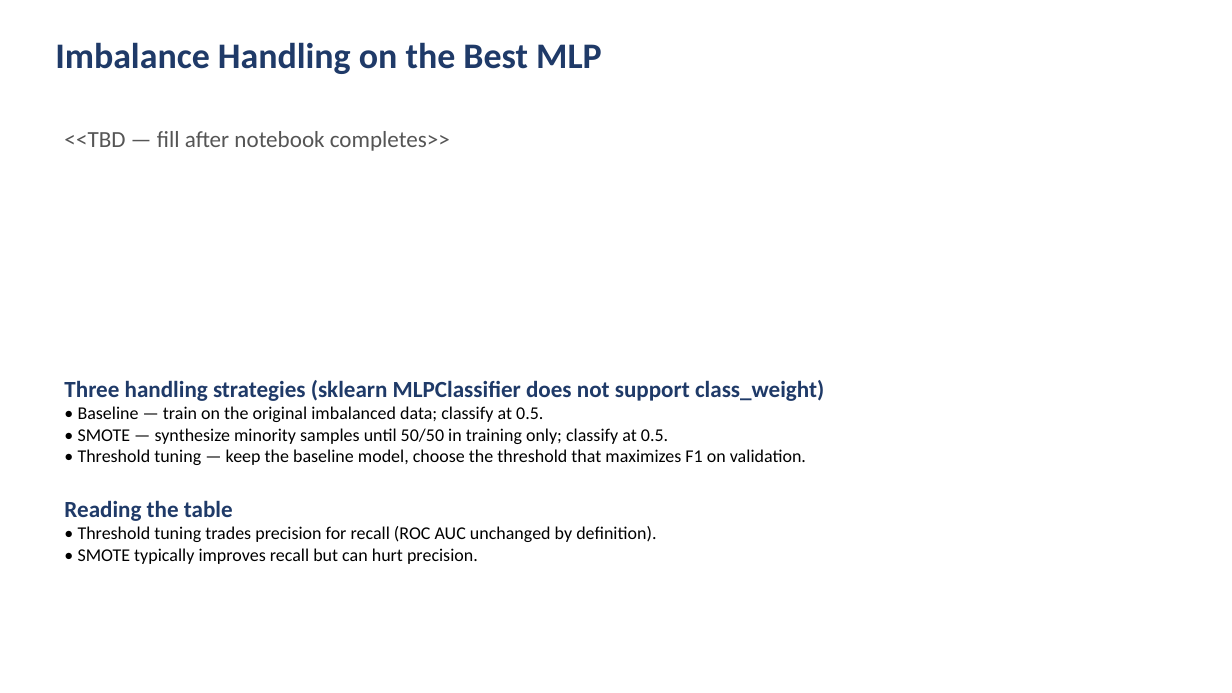
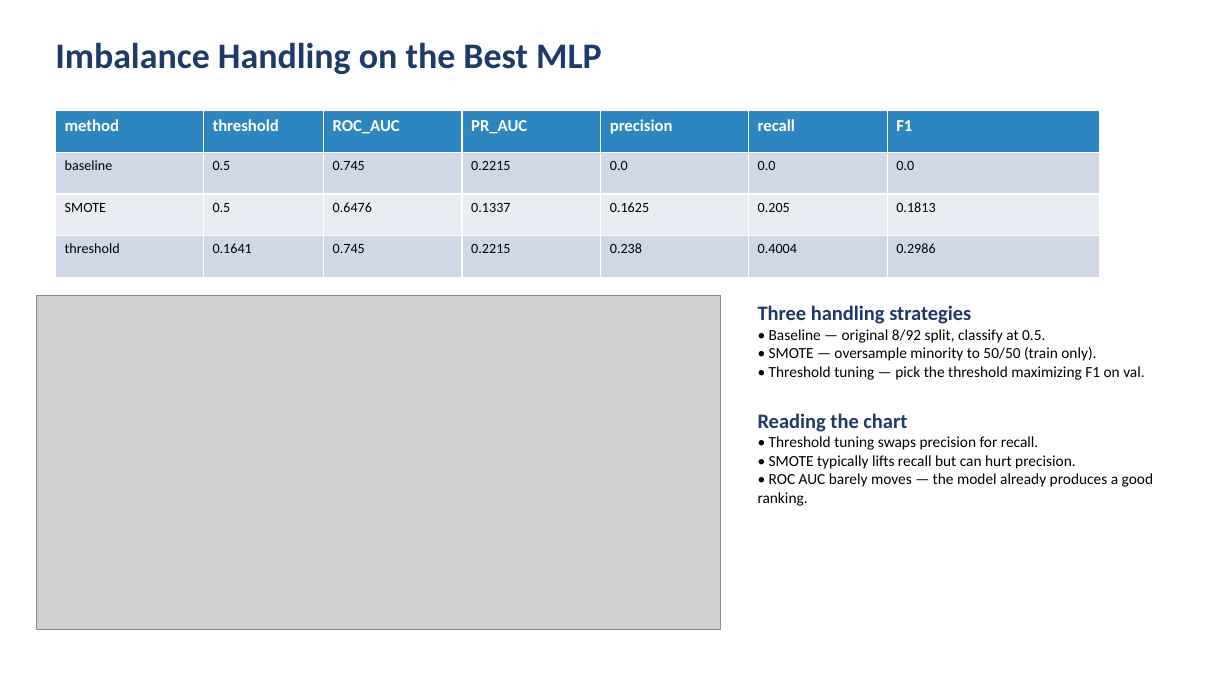
Before and after one commit to ymw0414/loan-default-imbalance-classification, a slide deck: slide 8 of slides/final_presentation.pptx. Drawn at 1232x693 pixels with LibreOffice and Linux fonts; fonts in the diff are those of the drawing; grey boxes stand for pictures. Boxes give left, top, right and bottom in pixels: in the first picture for what was removed or moved away, otherwise in the second. Text is boxed around its words. In the diff, an @@ line names an element or a change of style, - is before the commit and + after.

Commit message:
Notebook execution complete + final slides + recording script
Results:
- HistGradBoost wins (val AUC 0.7595)
- Logistic Regression 0.7487, Random Forest 0.7470
- Deep MLP 0.7416, Shallow MLP 0.7405
- Imbalance study: at threshold 0.5, MLP has 0 recall
- SMOTE hurt MLP AUC (0.745 -> 0.648)
- Threshold tuning at 0.164: precision 0.24, recall 0.40, F1 0.30
- Insight: choosing the threshold matters more than resampling

Artifacts: 5 CV CSVs, imbalance_compare.csv, combined_model_comparison.csv,
submission CSV, 3 chart PNGs, 10-slide deck, recording script.

```diff
--- a/slides/final_presentation.pptx
+++ b/slides/final_presentation.pptx
@@ table added at (x1=55, y1=111, x2=1100, y2=277), 4 rows, 7 columns @@
+method | threshold | ROC_AUC | PR_AUC | precision | recall | F1
+baseline | 0.5 | 0.745 | 0.2215 | 0.0 | 0.0 | 0.0
+SMOTE | 0.5 | 0.6476 | 0.1337 | 0.1625 | 0.205 | 0.1813
+threshold | 0.1641 | 0.745 | 0.2215 | 0.238 | 0.4004 | 0.2986
@@ text removed at (x1=64, y1=131, x2=450, y2=151) @@
-<<TBD — fill after notebook completes>>
@@ picture added at (x1=37, y1=296, x2=721, y2=629) @@
@@ text at (x1=758, y1=305, x2=1153, y2=506): text changed; size 14 to 12 pt @@
-Three handling strategies (sklearn MLPClassifier does not support class_weight)
-• Baseline — train on the original imbalanced data; classify at 0.5.
-• SMOTE — synthesize minority samples until 50/50 in training only; classify at 0.5.
-• Threshold tuning — keep the baseline model, choose the threshold that maximizes F1 on validation.
-Reading the table
-• Threshold tuning trades precision for recall (ROC AUC unchanged by definition).
-• SMOTE typically improves recall but can hurt precision.
+Three handling strategies
+• Baseline — original 8/92 split, classify at 0.5.
+• SMOTE — oversample minority to 50/50 (train only).
+• Threshold tuning — pick the threshold maximizing F1 on val.
+Reading the chart
+• Threshold tuning swaps precision for recall.
+• SMOTE typically lifts recall but can hurt precision.
+• ROC AUC barely moves — the model already produces a good ranking.
```
Also in this commit, not shown: 3 other slides changed, 15 other files.
